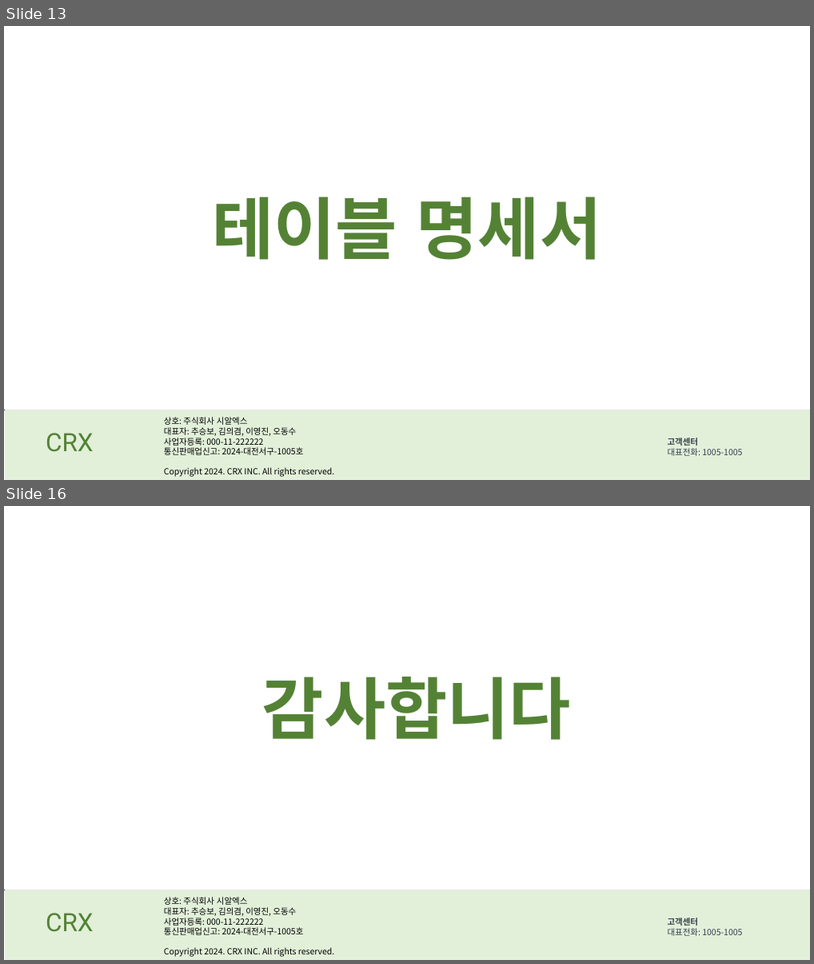
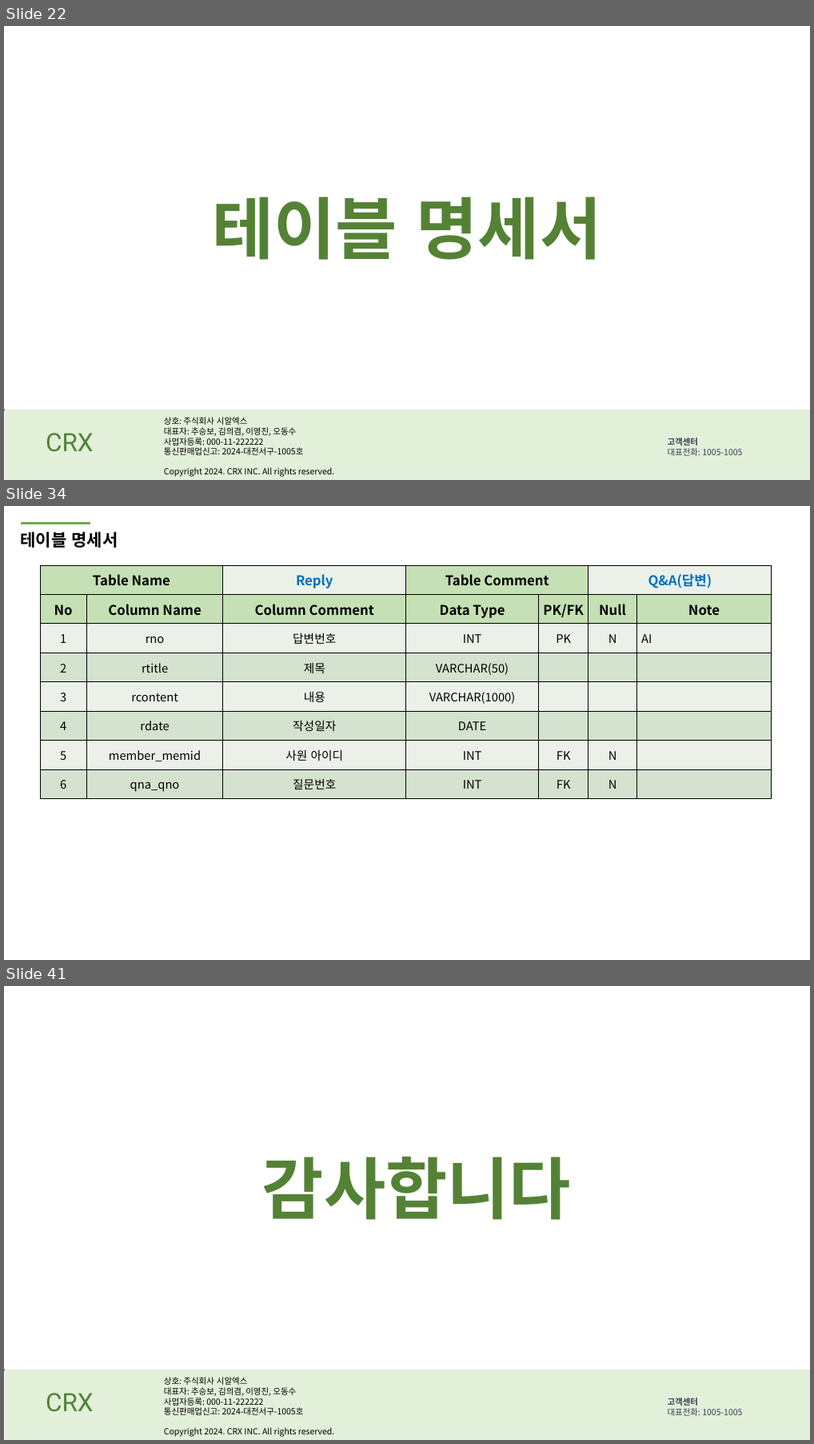
Before and after one commit to DongSooOh/trainProject, a slide deck: 5조 2차 발표자료 ppt.pptx. Shown one above the other, each under a label of ours: slides 13 and 16 before the commit, slides 22, 34 and 41 after it; the slides between them are not shown. The pictures are 814x964 and 814x1444 pixels, drawn with LibreOffice and Linux fonts; fonts in the diff are those of the drawing. Boxes give left, top, right and bottom in pixels: in the first picture for what was removed or moved away, otherwise in the second. Text is boxed around its words. In the diff, an @@ line names an element or a change of style, - is before the commit and + after.

```diff
--- a/5조 2차 발표자료 ppt.pptx
+++ b/5조 2차 발표자료 ppt.pptx
@@ slide 34 added at [4, 506, 810, 960], background #FFFFFF @@
@@ line added from (21, 523) to (90, 523), #70AD47 3 pt @@
@@ text added at [21, 532, 118, 548], 20 pt, text #000000, bold @@
+테이블 명세서
@@ table added at [40, 565, 773, 799], 8 rows, 7 columns @@
+Table Name |  | Reply | Table Comment |  | Q&A(답변) | 
+No | Column Name | Column Comment | Data Type | PK/FK | Null | Note
+1 | rno | 답변번호 | INT | PK | N | AI
+2 | rtitle | 제목 | VARCHAR(50) |  |  | 
+3 | rcontent | 내용 | VARCHAR(1000) |  |  | 
+4 | rdate | 작성일자 | DATE |  |  | 
+5 | member_memid | 사원 아이디 | INT | FK | N | 
+6 | qna_qno | 질문번호 | INT | FK | N | 
@@ what was slide 13 is now slide 22 @@
@@ what was slide 16 is now slide 41 @@
```
Also in this commit, not shown: 3 slides changed, 28 other slides added, 4 slides removed.
